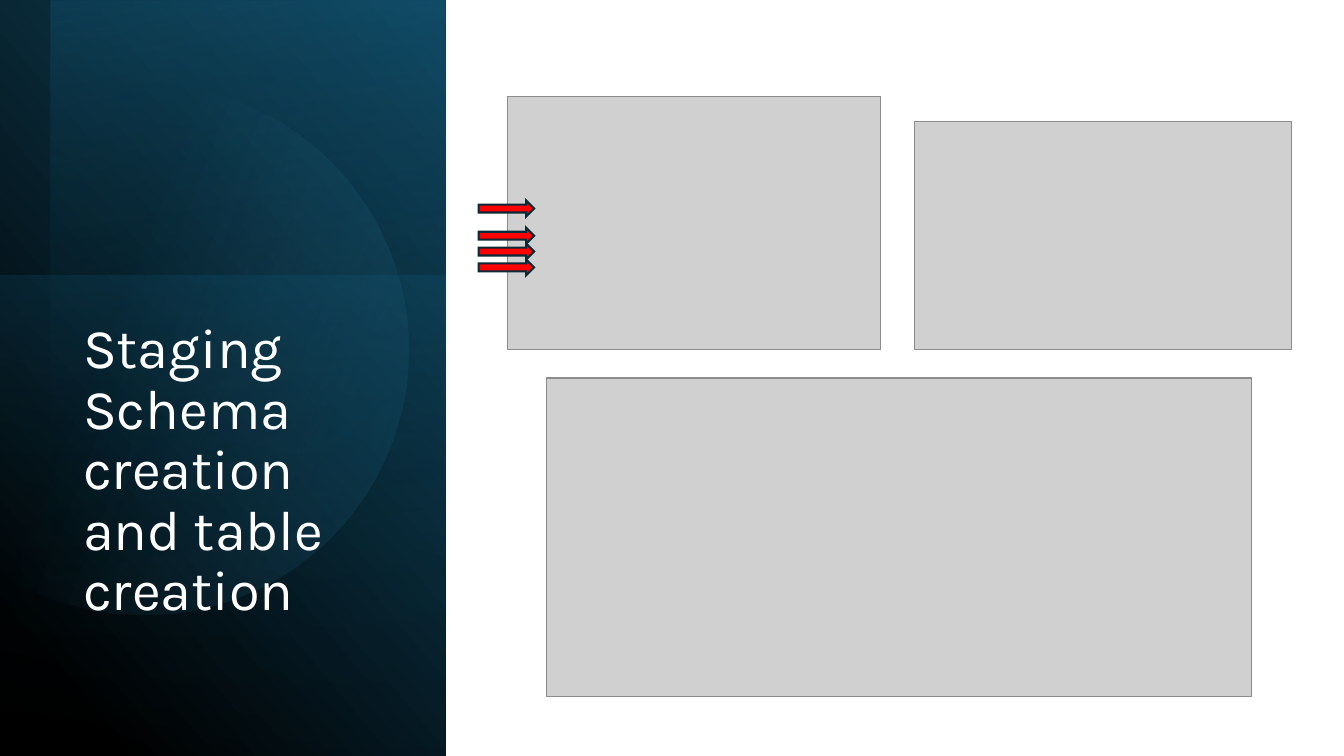
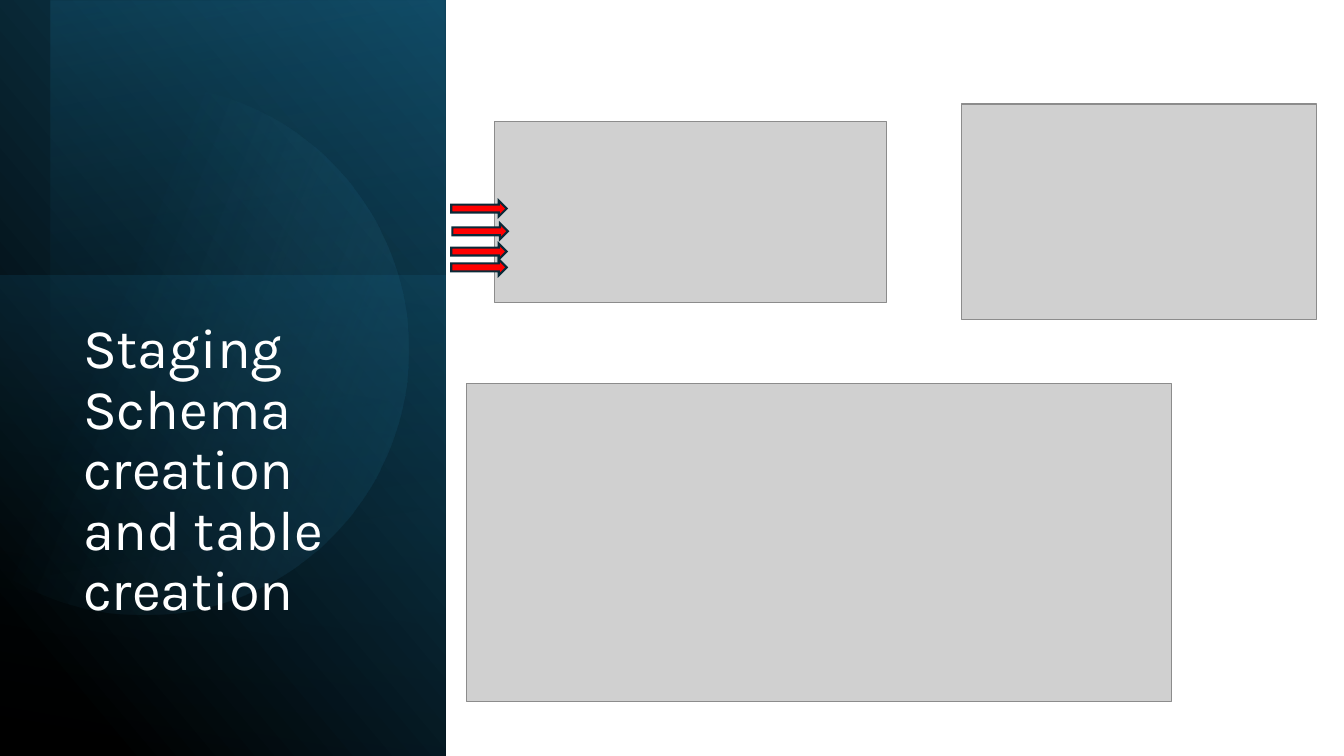
Before and after one commit to za250120548/ProyectoFinal_BigData, a slide deck: slide 8 of docs/EvidenceProjectoIntegradorFinal.pptx (slide 7 before the commit). Drawn at 1344x756 pixels with LibreOffice and Linux fonts; fonts in the diff are those of the drawing; grey boxes stand for pictures. Boxes give left, top, right and bottom in pixels: in the first picture for what was removed or moved away, otherwise in the second. Text is boxed around its words. In the diff, an @@ line names an element or a change of style, - is before the commit and + after.

```diff
--- a/docs/EvidenceProjectoIntegradorFinal.pptx
+++ b/docs/EvidenceProjectoIntegradorFinal.pptx
@@ picture: place and size @@
-picture at box(914, 122, 1292, 351)
+picture at box(962, 104, 1317, 320)
@@ picture: place and size @@
-picture at box(507, 96, 880, 350)
+picture at box(494, 122, 887, 302)
@@ right arrow: place and size @@
-right arrow at box(479, 228, 534, 244)
+right arrow at box(453, 224, 508, 240)
@@ 3 right arrows: place and size @@
-3 right arrows at box(479, 201, 534, 275)
+3 right arrows at box(452, 201, 507, 275)
@@ picture: place and size @@
-picture at box(546, 378, 1251, 697)
+picture at box(467, 383, 1172, 702)
```
Also in this commit, not shown: 5 other slides changed, 1 slide added, 3 other files.
